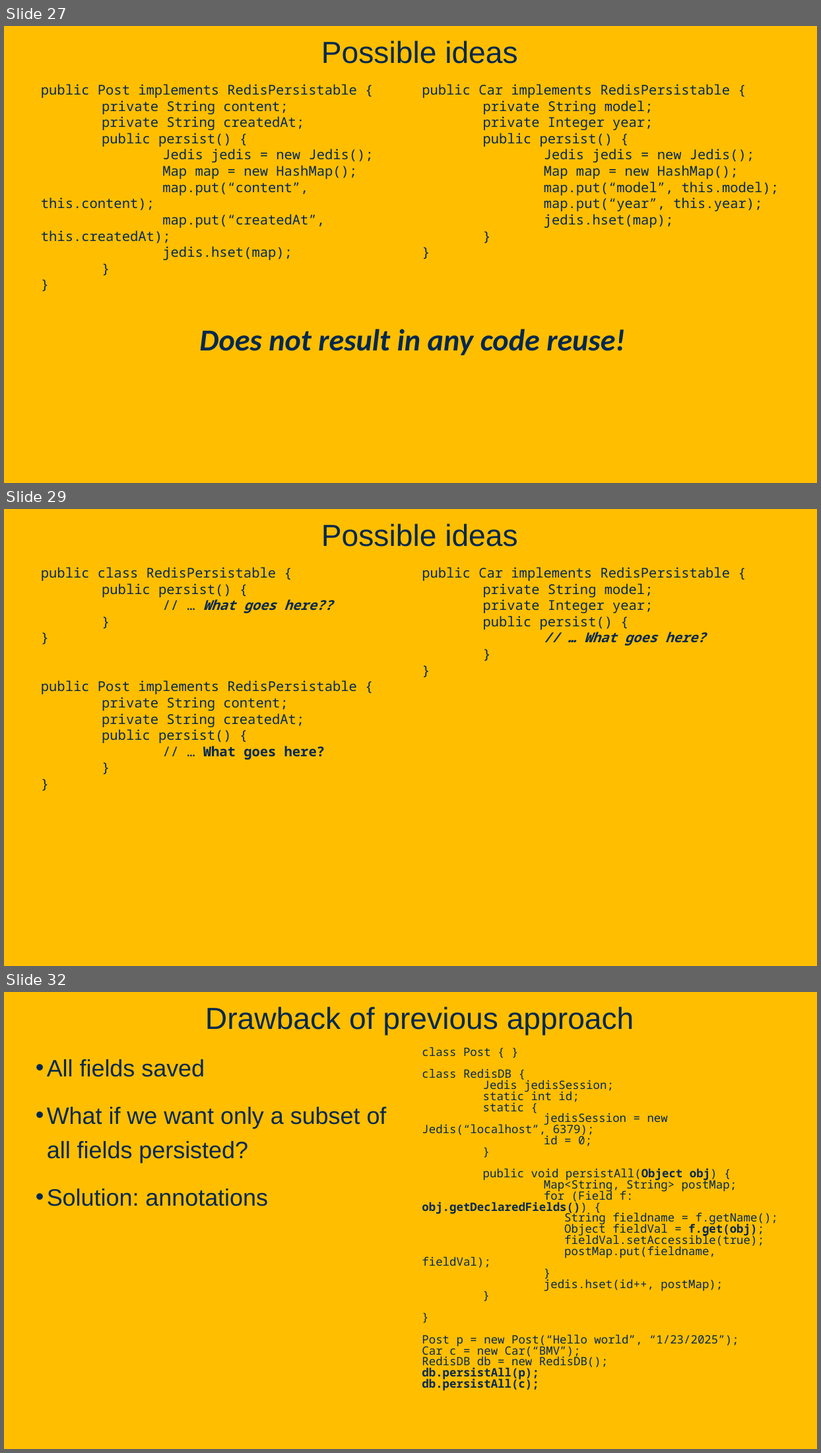
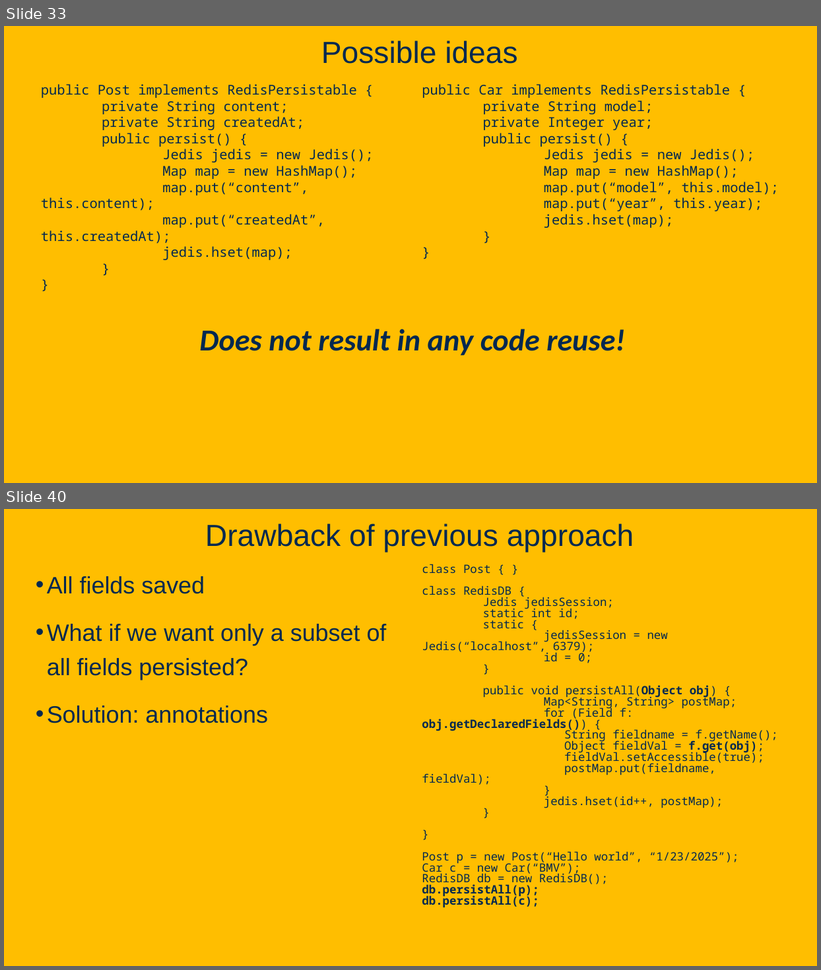
Before and after one commit to davsec-teaching/ecs160-f25, a slide deck: slides/5_annotations_and_reflection.pptx. Shown one above the other, each under a label of ours: slides 27, 29 and 32 before the commit, slides 33 and 40 after it; the slides between them are not shown. The pictures are 821x1453 and 821x970 pixels, drawn with LibreOffice and Linux fonts; fonts in the diff are those of the drawing; background and template pictures are left out. Boxes give left, top, right and bottom in pixels: in the first picture for what was removed or moved away, otherwise in the second. Text is boxed around its words. In the diff, an @@ line names an element or a change of style, - is before the commit and + after.

```diff
--- a/slides/5_annotations_and_reflection.pptx
+++ b/slides/5_annotations_and_reflection.pptx
@@ slide 29 removed at [4, 509, 817, 966], background picture (left out) @@
@@ title removed at [321, 524, 517, 547] @@
-Possible ideas
@@ text removed at [41, 567, 357, 760] @@
-public class RedisPersistable {
-public persist() {
-// … What goes here??
-}
-}
-public Post implements RedisPersistable {
-private String content;
-private String createdAt;
-public persist() {
-// … What goes here?
-}
-}
@@ text removed at [422, 567, 731, 646] @@
-public Car implements RedisPersistable {
-private String model;
-private Integer year;
-public persist() {
-// … What goes here?
-}
-}
@@ what was slide 27 is now slide 33 @@
@@ what was slide 32 is now slide 40 @@
```
Also in this commit, not shown: 11 slides changed, 9 slides added.
